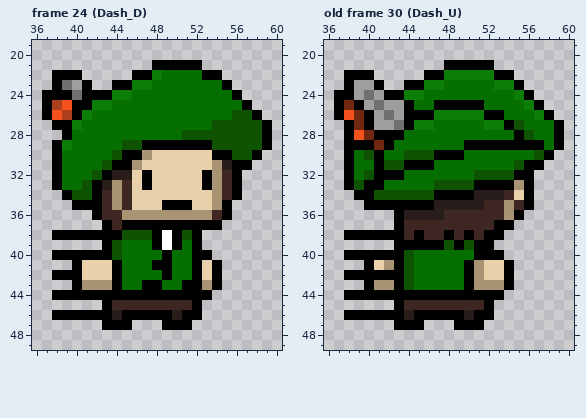
Pixel-art file -- Assets/Sprites/Aseprite/Bard.aseprite. Above is the file before it was changed.
96x64 pixels, 180 frames. Shown: frame 24 (Dash_D): x 36..60, y 19..49; old frame 30 (Dash_U): x 36..60, y 19..49. The commit also changed other frames, which this record leaves out.
And afterwards:
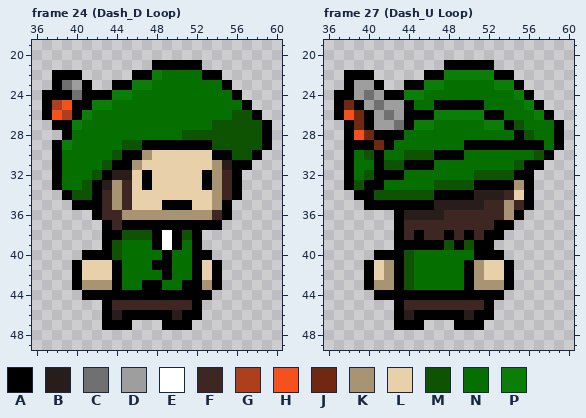
Palette (. is transparent): A #000000  B #291d1b  C #707070  D #9e9e9e  E #ffffff  F #3e2723  G #ad3f1c  H #f4511e  J #702810  K #a89473  L #e8d0aa  M #0d5302  N #056f00  P #0a7e07
What changed:
frames 180 -> 174
Frame 24 (Dash_D Loop), layer "Dash Trail":
y 38: x 38..42 AAAAA -> .....
y 40: x 38..40 AAA -> ...
y 42: x 38..39 AA -> ..
y 44: x 38..40 AAA -> ...
y 46: x 38..42 AAAAA -> .....
Frame 27 (Dash_U Loop) against old frame 30 (Dash_U), layers "Back", "Dash Trail":
y 38: x 38..42 AAAAA -> .....
y 40: x 38..40 AAA -> ...
y 42: x 38..39 AA -> ..; x 41..42 AA -> LK
y 44: x 38..40 AAA -> ...
y 46: x 38..42 AAAAA -> .....
Where, in picture pixels (left, top, right, bottom), the same in both pictures:
erased: (52, 230, 102, 320)
changed: (344, 230, 394, 320)
